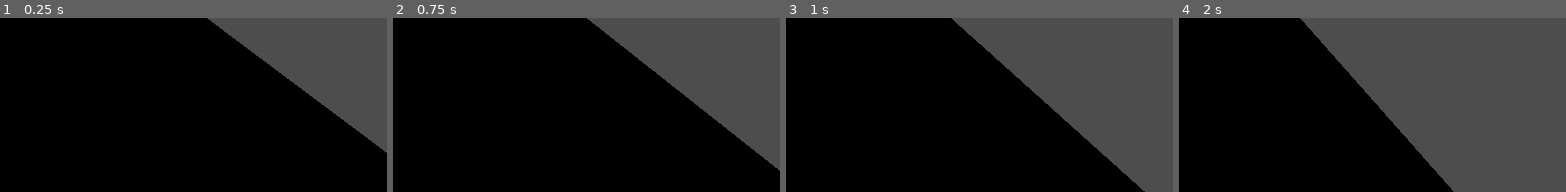
Above: before the commit, frames 1-4 (left to right).
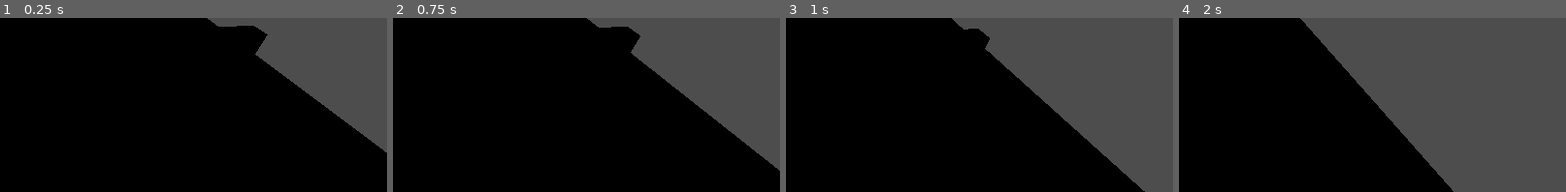
Above: after the commit, the same moments.

Repository: LBasil/baseX
Game: Godot game, scene res://node_3d.tscn
Same seed, same stepped clock (60 frames per second), same inputs: the game is played once before the commit and once after it.
Inputs (mouse positions are % of the whole screen's width and height, from its top left):
- Up to frame 1 (0.25 s): no input
- Up to frame 2 (0.75 s): tap Enter at 0.5 s; move the mouse to (72, 32) at 0.52 s; hold Right (right) from 0.53 s (still down); tap E (destroy_wall) at 0.6 s; click (72, 32) at 0.67 s
- Up to frame 3 (1 s): keep holding Right (right)
- Up to frame 4 (2 s): release Right (right) at 1.25 s; drag from (30, 44) to (45, 63) at 1.27 s
The pictures show only the part of the screen within x 50-100%, y 19-68%; the shares and areas given below are measured in that part.

The runs differ from the first frame. In frame 1, 1.0% of the frame differs, in the area x 56-70%, y 4-21%; in frame 2, 0.8%; in frame 3, 0.4%; in frame 4, nothing differs.

Commit message:
Instantiate two walls

Diff:
--- /dev/null
+++ b/joystick.gd
@@ -0,0 +1,39 @@
+extends Node2D
+
+@onready var background = $JoystickBackground
+@onready var handle = $JoystickHandle
+var radius = 50.0  # Rayon du joystick (correspond au fond)
+var touch_index = -1  # Index du toucher
+var direction = Vector2.ZERO  # Direction du joystick
+
+func _ready():
+	# S'assurer que le manche est centré au départ
+	handle.position = Vector2.ZERO
+
+func _input(event):
+	if event is InputEventScreenTouch:
+		if event.pressed and touch_index == -1:
+			# Début du toucher
+			var touch_pos = event.position
+			var local_pos = touch_pos - global_position
+			if local_pos.length() < radius:
+				touch_index = event.index
+				update_handle(local_pos)
+		elif event.index == touch_index and not event.pressed:
+			# Fin du toucher
+			touch_index = -1
+			handle.position = Vector2.ZERO
+			direction = Vector2.ZERO
+
+	if event is InputEventScreenDrag and event.index == touch_index:
+		# Glissement du doigt
+		var touch_pos = event.position
+		var local_pos = touch_pos - global_position
+		update_handle(local_pos)
+
+func update_handle(local_pos: Vector2):
+	# Limiter le manche à l'intérieur du cercle
+	var clamped_pos = local_pos.limit_length(radius)
+	handle.position = clamped_pos
+	# Calculer la direction (normalisée entre -1 et 1)
+	direction = clamped_pos / radius
--- a/node_3d.tscn
+++ b/node_3d.tscn
@@ -1,8 +1,8 @@
-[gd_scene load_steps=13 format=3 uid="uid://bo6qo3g466oxp"]
+[gd_scene load_steps=10 format=3 uid="uid://bo6qo3g466oxp"]
 
 [ext_resource type="Script" uid="uid://i7s5qmymyyqn" path="res://player.gd" id="1_a202f"]
 [ext_resource type="Script" uid="uid://daiawu8vioqft" path="res://game_camera.gd" id="1_noarx"]
-[ext_resource type="Script" uid="uid://b3efbugmxagif" path="res://wall.gd" id="3_a0tk4"]
+[ext_resource type="PackedScene" uid="uid://c5gg6frs748d5" path="res://wall.tscn" id="3_a0tk4"]
 
 [sub_resource type="CapsuleShape3D" id="CapsuleShape3D_4xowi"]
 
@@ -21,16 +21,6 @@
 [sub_resource type="PlaneMesh" id="PlaneMesh_a202f"]
 material = SubResource("StandardMaterial3D_noarx")
 size = Vector2(20, 20)
-
-[sub_resource type="BoxShape3D" id="BoxShape3D_noarx"]
-size = Vector3(4, 3, 0.5)
-
-[sub_resource type="StandardMaterial3D" id="StandardMaterial3D_a0tk4"]
-albedo_color = Color(0.923975, 0.938152, 0, 1)
-
-[sub_resource type="BoxMesh" id="BoxMesh_noarx"]
-material = SubResource("StandardMaterial3D_a0tk4")
-size = Vector3(4, 2, 0.5)
 
 [node name="Node3D" type="Node3D"]
 
@@ -60,15 +50,14 @@
 [node name="GroundMesh" type="MeshInstance3D" parent="Ground"]
 mesh = SubResource("PlaneMesh_a202f")
 
-[node name="Wall" type="StaticBody3D" parent="." node_paths=PackedStringArray("player", "camera")]
-transform = Transform3D(1, 0, 0, 0, 1, 0, 0, 0, 1, 3, 1, 0.5)
-script = ExtResource("3_a0tk4")
-player = NodePath("../Player")
-camera = NodePath("../GameCamera")
+[node name="Walls" type="Node3D" parent="."]
 
-[node name="WallCollision" type="CollisionShape3D" parent="Wall"]
-transform = Transform3D(1, 0, 0, 0, 1, 0, 0, 0, 1, -0.133, 0.818, 0)
-shape = SubResource("BoxShape3D_noarx")
+[node name="Wall" parent="Walls" node_paths=PackedStringArray("player", "camera") instance=ExtResource("3_a0tk4")]
+transform = Transform3D(1, 0, 0, 0, 1, 0, 0, 0, 1, 5.689, 1, -1.385)
+player = NodePath("../../Player")
+camera = NodePath("../../GameCamera")
 
-[node name="WallMesh" type="MeshInstance3D" parent="Wall"]
-mesh = SubResource("BoxMesh_noarx")
+[node name="Wall2" parent="Walls" node_paths=PackedStringArray("player", "camera") instance=ExtResource("3_a0tk4")]
+transform = Transform3D(0.55643, 0.260825, -0.788896, -0.0079846, 0.951088, 0.308818, 0.830857, -0.165536, 0.531296, -4.89, 1, -0.264)
+player = NodePath("../../Player")
+camera = NodePath("../../GameCamera")
--- /dev/null
+++ b/wall.tscn
@@ -0,0 +1,25 @@
+[gd_scene load_steps=5 format=3 uid="uid://c5gg6frs748d5"]
+
+[ext_resource type="Script" uid="uid://b3efbugmxagif" path="res://wall.gd" id="1_xxgf6"]
+
+[sub_resource type="BoxShape3D" id="BoxShape3D_noarx"]
+size = Vector3(4, 3, 0.5)
+
+[sub_resource type="StandardMaterial3D" id="StandardMaterial3D_a0tk4"]
+albedo_color = Color(0.923975, 0.938152, 0, 1)
+
+[sub_resource type="BoxMesh" id="BoxMesh_noarx"]
+material = SubResource("StandardMaterial3D_a0tk4")
+size = Vector3(4, 2, 0.5)
+
+[node name="Wall" type="StaticBody3D" node_paths=PackedStringArray("player", "camera")]
+script = ExtResource("1_xxgf6")
+player = NodePath("")
+camera = NodePath("")
+
+[node name="WallCollision" type="CollisionShape3D" parent="."]
+transform = Transform3D(1, 0, 0, 0, 1, 0, 0, 0, 1, -0.133, 0.818, 0)
+shape = SubResource("BoxShape3D_noarx")
+
+[node name="WallMesh" type="MeshInstance3D" parent="."]
+mesh = SubResource("BoxMesh_noarx")
Not shown, added: joystick.gd.uid
